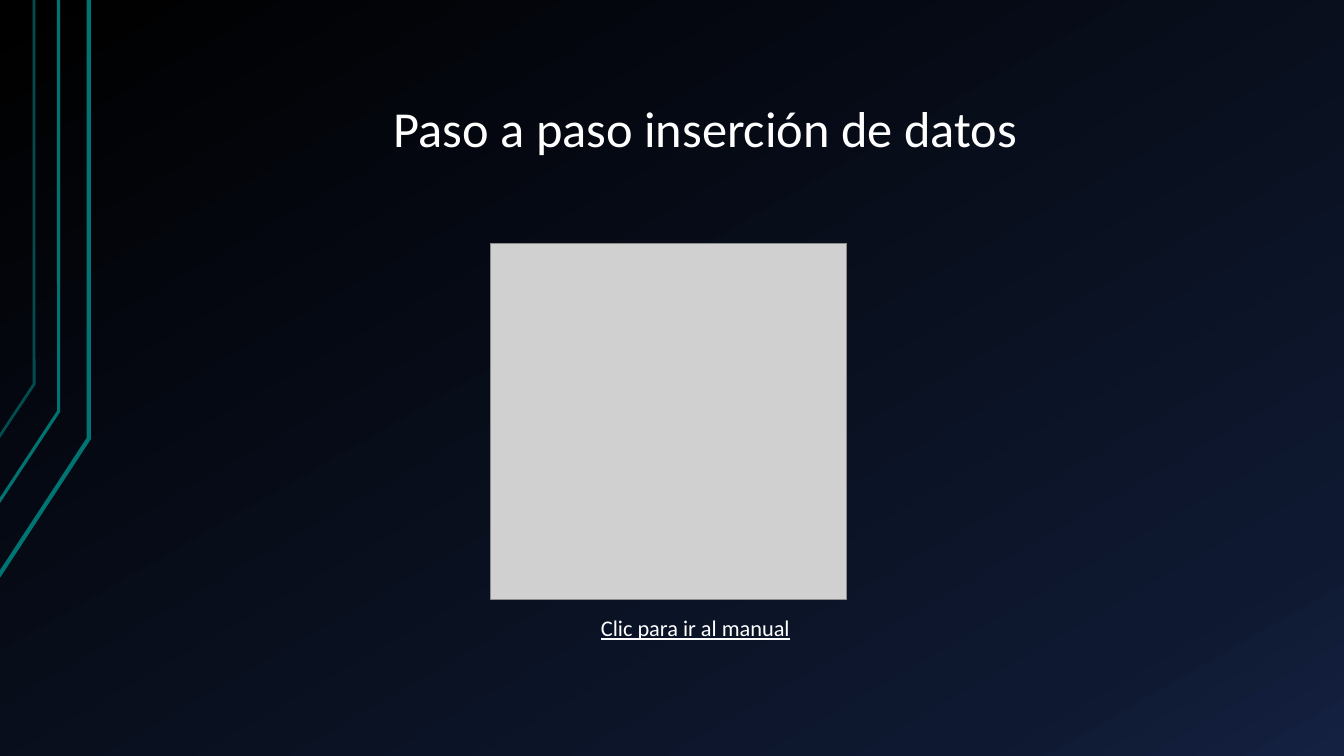
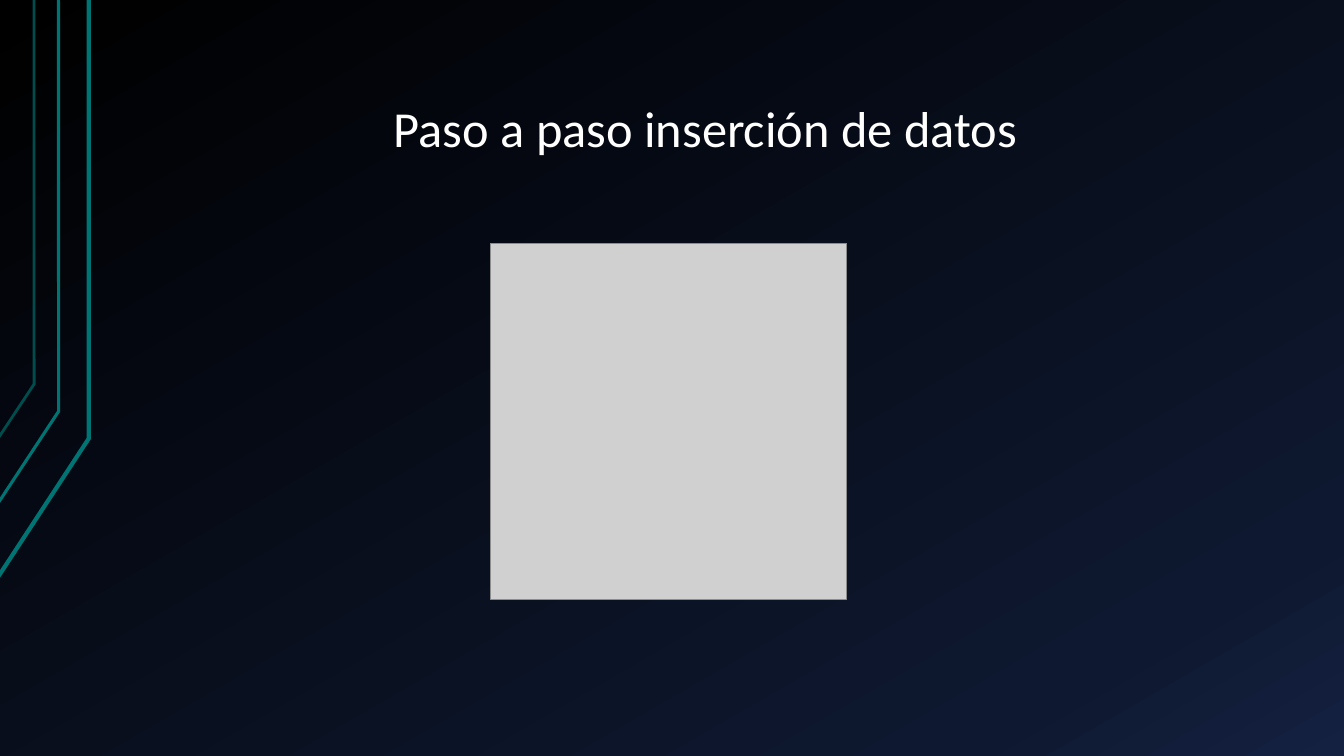
Before and after one commit to hferrer08/BDEcommerce, a slide deck: slide 25 of EcommerceVideojuegos+HubertFerrer.pptx. Drawn at 1344x756 pixels with LibreOffice and Linux fonts; fonts in the diff are those of the drawing; grey boxes stand for pictures. Boxes give left, top, right and bottom in pixels: in the first picture for what was removed or moved away, otherwise in the second. Text is boxed around its words. In the diff, an @@ line names an element or a change of style, - is before the commit and + after.

Commit message:
Se agregan los scripts de creación de objetos y script de inserción de datos a la presentación

```diff
--- a/EcommerceVideojuegos+HubertFerrer.pptx
+++ b/EcommerceVideojuegos+HubertFerrer.pptx
@@ text removed at (601, 620, 790, 640) @@
-Clic para ir al manual
```
Also in this commit, not shown: 3 other slides changed, 2 slides added, 1 slide removed, 2 other files.
